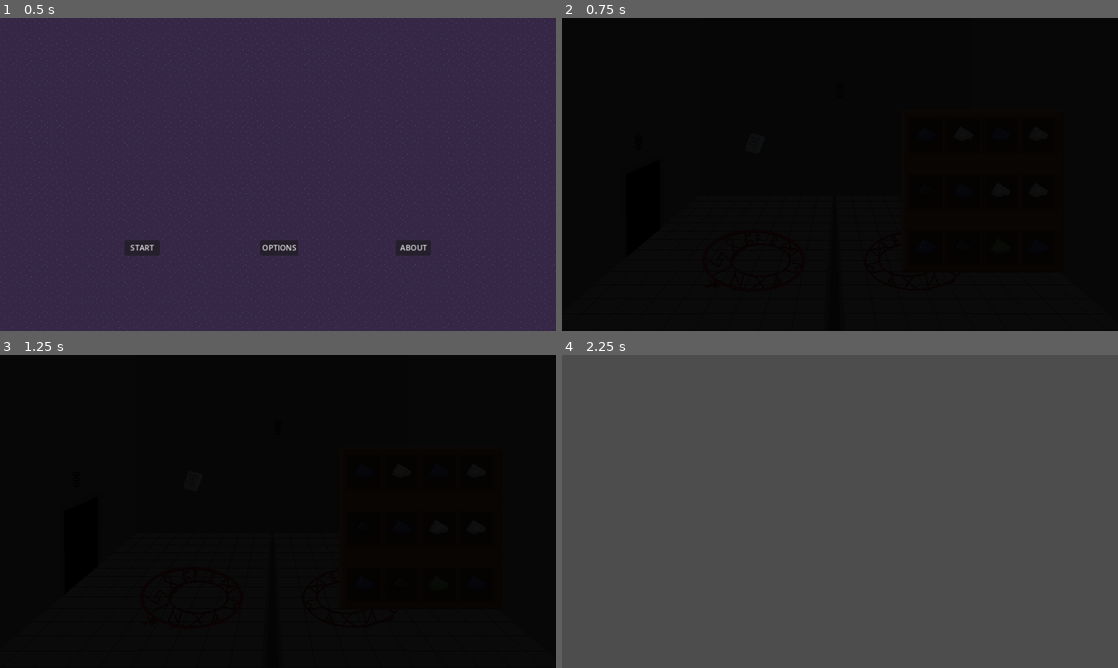
Above: before the commit, frames 1-4 (two rows, left to right).
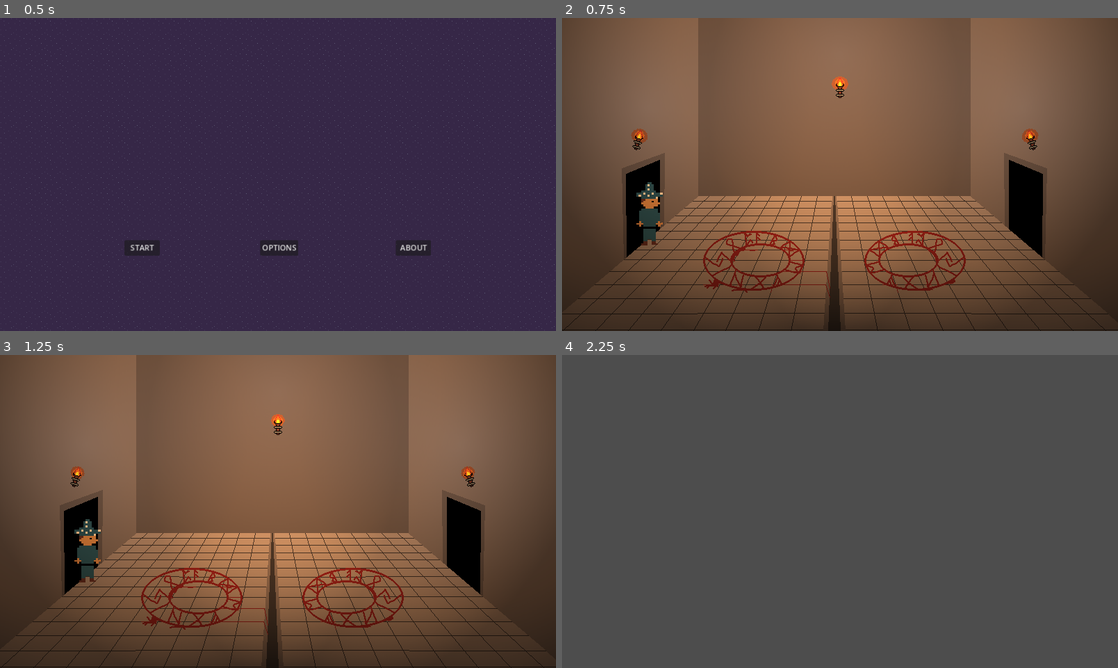
Above: after the commit, the same moments.

Repository: lewis785/ludum-dare-55
Game: Godot game, scene res://scenes/levels/main_menu.tscn
The game is run twice, just before and just after one commit, with the same random seed, the same clock (stepped at 60 frames per second) and the same inputs.
Inputs (mouse positions are in pixels of both pictures, inside the frame that each line leads up to):
- Up to frame 1 (0.5 s): no input
- Up to frame 2 (0.75 s): click "START" at 0.5 s
- Up to frame 3 (1.25 s): no input
- Up to frame 4 (2.25 s): click (756, 480) at 1.27 s; tap Enter at 2 s; move the mouse to (962, 495) at 2.02 s; hold Enter from 2.03 s (still down); click (962, 495) at 2.17 s

Frame 1 is identical in both runs. In frame 2, 97% of the frame differs, in the area x 0-100%, y 0-100%; in frame 3, 97%; in frame 4, nothing differs.

Commit message:
ADD Wizard and fixed lighting and sounds

Diff:
--- a/scenes/levels/room.tscn
+++ b/scenes/levels/room.tscn
@@ -1,9 +1,15 @@
-[gd_scene load_steps=5 format=3 uid="uid://culpis2kpkslw"]
+[gd_scene load_steps=6 format=3 uid="uid://culpis2kpkslw"]
 
 [ext_resource type="Texture2D" uid="uid://crs8kox2y0gj7" path="res://assets/backgrounds/room_temp.png" id="1_son88"]
 [ext_resource type="PackedScene" uid="uid://f7pi0x6o1uvq" path="res://scenes/background_tools/snap_point.tscn" id="2_n8nla"]
 [ext_resource type="PackedScene" uid="uid://c30y088bbp04r" path="res://scenes/props/torch.tscn" id="3_7h2qe"]
-[ext_resource type="PackedScene" uid="uid://df7kvudh0t7fu" path="res://scenes/ui/summon_screen.tscn" id="4_fwgic"]
+[ext_resource type="Texture2D" uid="uid://yyllu6flx31c" path="res://assets/characters/Wizard.png" id="4_lhqse"]
+
+[sub_resource type="Curve2D" id="Curve2D_8xhqc"]
+_data = {
+"points": PackedVector2Array(0, 0, 0, 0, 126, 277, 0, 0, 0, 0, 665, 276)
+}
+point_count = 2
 
 [node name="Room" type="TextureRect"]
 anchors_preset = 8
@@ -25,11 +31,26 @@
 
 [node name="Torch0" parent="." instance=ExtResource("3_7h2qe")]
 position = Vector2(110, 175)
+rotation = 0.261799
 
 [node name="Torch1" parent="." instance=ExtResource("3_7h2qe")]
 position = Vector2(400, 100)
 
 [node name="Torch2" parent="." instance=ExtResource("3_7h2qe")]
 position = Vector2(675, 175)
+rotation = -0.261799
 
-[node name="Summon-screen" parent="." instance=ExtResource("4_fwgic")]
+[node name="Node2D" type="Node2D" parent="."]
+
+[node name="Path2D" type="Path2D" parent="Node2D"]
+curve = SubResource("Curve2D_8xhqc")
+
+[node name="PathFollow2D" type="PathFollow2D" parent="Node2D/Path2D"]
+position = Vector2(126, 277)
+rotation = -0.00185529
+
+[node name="Wizard" type="Sprite2D" parent="Node2D/Path2D/PathFollow2D"]
+texture_filter = 1
+position = Vector2(-0.00557709, 2.99997)
+scale = Vector2(3.09375, 2.90625)
+texture = ExtResource("4_lhqse")
--- a/scenes/levels/sliding_window.gd
+++ b/scenes/levels/sliding_window.gd
@@ -1,8 +1,10 @@
 extends Node2D
 
 @onready var camera = $Camera2D
+@onready var path_follow_2d = $Node2D/Path2D/PathFollow2D
 @export var cameraSpeed: int
 @export var lives: int
+@export var wizardSpeed: int
 
 var roomScene = preload("res://scenes/levels/room.tscn")
 
@@ -13,7 +15,10 @@
 var camera_coordinates = Vector2(400,225)
 
 var target = 0
-var roomsMade = -1	#Has to be negative for initial room to be instantiated.
+var roomsMade = -1 #Has to be negative for initial room to be instantiated.
+var tempPleaseLewisDontHateMe = 0
+var soundPlayed = 1
+var enableWizard = true
 
 #Camera set to 1.44
 func _ready():
@@ -21,26 +26,39 @@
 
 func _input(_event):
 	if(Input.is_key_pressed(KEY_ENTER)):	#UPDATE WHEN BATTLE ENDS
-			target+=1
+		target+=1
 
 func _process(delta):
 	camera_coordinates = camera.get_position()
 	camera.position = camera_coordinates.move_toward(target_coordinates, cameraSpeed*delta)
 	camera.set_position(camera.position)
 	_createNextRoom(target)
-
+	if(enableWizard == true):
+		roomInstance1.find_child("Node2D").find_child("Path2D").find_child("PathFollow2D").progress+= wizardSpeed
+		roomInstance2.find_child("Node2D").find_child("Path2D").find_child("PathFollow2D").progress+= wizardSpeed
 
 func _createNextRoom(nextRoom):
 	var roomInstance = roomInstance1 if nextRoom % 2 == 0 else roomInstance2
-#	_setTorchesBrightness(1, 0)
+	var notRoomInstance = roomInstance2 if nextRoom % 2 == 0 else roomInstance1
+
 	if(nextRoom > roomsMade):
 		roomInstance.position = Vector2((800*nextRoom), 0)
 		add_child(roomInstance)
 		roomsMade += 1
-		if(nextRoom == roomsMade):
-			target_coordinates = Vector2(400+(800*target), 225)
-	if(target_coordinates == camera_coordinates):
-		_setTorchesBrightness(roomInstance, 10.0)
+		soundPlayed = 0
+	if(nextRoom == roomsMade):
+		roomInstance.find_child("Torch0").find_child("Extinguish").play()
+		_setTorchesBrightness(notRoomInstance, 0.0)
+		roomInstance.find_child("Torch0").find_child("Walking").play()
+		#roomInstance.find_child("Wizard").move_and_slide(Vector2((800*nextRoom), 275))
+		target_coordinates = Vector2(400+(800*nextRoom), 225)
+		if(target_coordinates == camera_coordinates):
+			tempPleaseLewisDontHateMe+=1
+			if((tempPleaseLewisDontHateMe > 2) and (target_coordinates == camera_coordinates) and soundPlayed == 0):
+				roomInstance.find_child("Torch0").find_child("Ignite").play()
+				_setTorchesBrightness(roomInstance, 10.0)
+				tempPleaseLewisDontHateMe = 0
+				soundPlayed = 1
 
 func _setTorchesBrightness(instance: Node, brightness):
 		if(brightness == 0.0):
@@ -60,3 +78,7 @@
 			if(lives >= 3):
 				instance.find_child("Torch2").find_child("TorchAnimation").animation = "litfam"
 				instance.find_child("Torch2").find_child("PointLight2D").energy = brightness
+
+
+#117 to 661
+#275
--- a/scenes/levels/sliding_window.tscn
+++ b/scenes/levels/sliding_window.tscn
@@ -9,6 +9,8 @@
 self_modulate = Color(0.337255, 0.337255, 0.337255, 1)
 material = ExtResource("1_e44qa")
 script = ExtResource("1_6pdol")
+cameraSpeed = 400
+lives = 3
 
 [node name="Camera2D" type="Camera2D" parent="."]
 position = Vector2(400, 225)
--- a/scenes/props/torch.tscn
+++ b/scenes/props/torch.tscn
@@ -1,7 +1,10 @@
-[gd_scene load_steps=15 format=3 uid="uid://c30y088bbp04r"]
+[gd_scene load_steps=18 format=3 uid="uid://c30y088bbp04r"]
 
 [ext_resource type="Texture2D" uid="uid://466r354tji8p" path="res://assets/props/torch-Sheet-export.png" id="1_canxr"]
 [ext_resource type="Texture2D" uid="uid://c86mwm26o0bha" path="res://assets/props/torch_dead-Sheet-export.png" id="2_bgcy5"]
+[ext_resource type="AudioStream" uid="uid://t3nsara8ftww" path="res://assets/sounds/Ignite_no_Tss.mp3" id="3_n6t5j"]
+[ext_resource type="AudioStream" uid="uid://bfkqol0mldcmy" path="res://assets/sounds/torch_off.mp3" id="4_4s22m"]
+[ext_resource type="AudioStream" uid="uid://cymmdaq4pjr86" path="res://assets/sounds/moving.mp3" id="5_uhnbk"]
 
 [sub_resource type="AtlasTexture" id="AtlasTexture_qmmg1"]
 atlas = ExtResource("1_canxr")
@@ -106,3 +109,12 @@
 energy = 0.0
 texture = SubResource("GradientTexture2D_lkec4")
 texture_scale = 0.96
+
+[node name="Ignite" type="AudioStreamPlayer2D" parent="."]
+stream = ExtResource("3_n6t5j")
+
+[node name="Extinguish" type="AudioStreamPlayer2D" parent="."]
+stream = ExtResource("4_4s22m")
+
+[node name="Walking" type="AudioStreamPlayer2D" parent="."]
+stream = ExtResource("5_uhnbk")
Binary file added: assets/characters/Wizard.png
Not shown, added: assets/characters/Wizard.png.import
Not shown, added: assets/sounds/Ignite_no_Tss.mp3.import
Not shown, added: assets/sounds/moving.mp3.import
Not shown, added: assets/sounds/torch_off.mp3.import
Not shown, added: assets/sounds/Ignite_no_Tss.mp3
Not shown, added: assets/sounds/moving.mp3
Not shown, added: assets/sounds/torch_off.mp3
